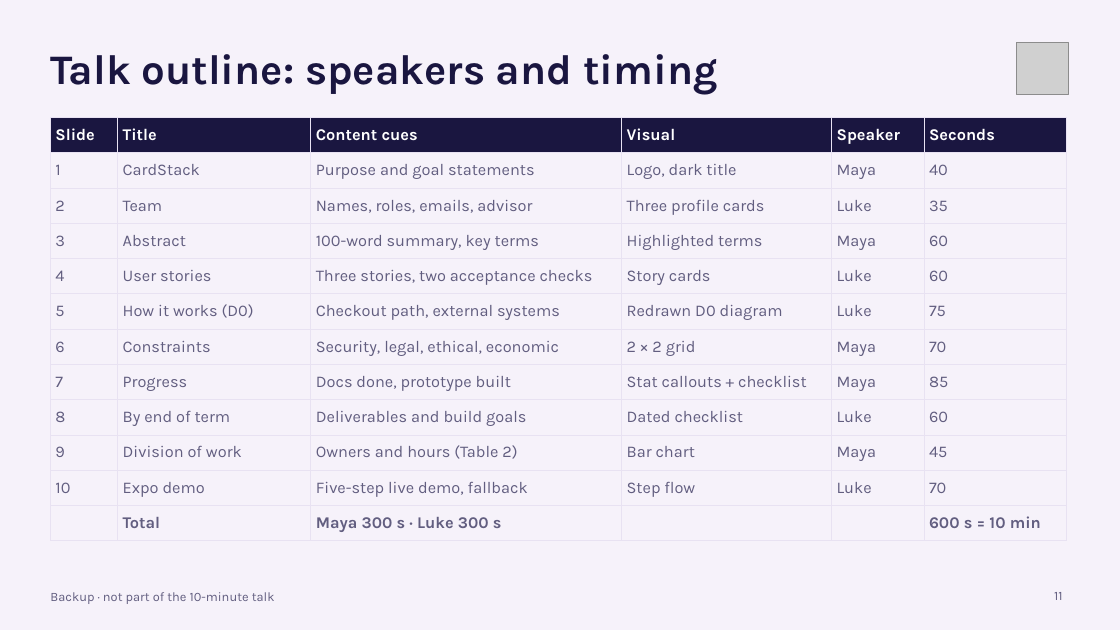
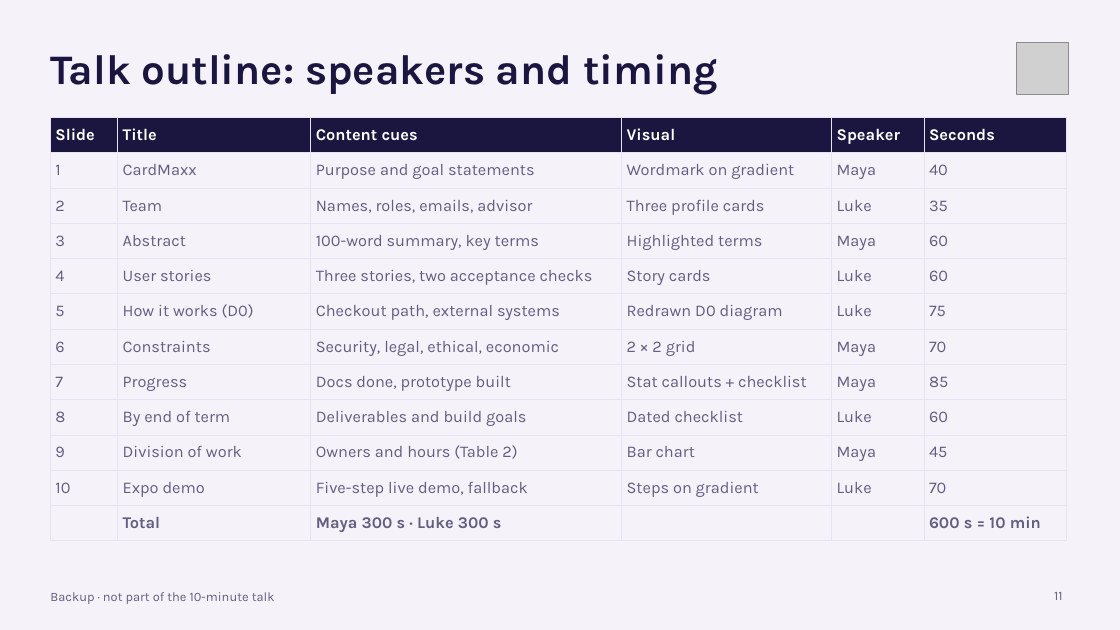
Before and after one commit to Maya2234/capstone, a slide deck: slide 11 of Presentation/CardStack_Design_Presentation_Draft.pptx. Drawn at 1120x630 pixels with LibreOffice and Linux fonts; fonts in the diff are those of the drawing; grey boxes stand for pictures. Boxes give left, top, right and bottom in pixels: in the first picture for what was removed or moved away, otherwise in the second. Text is boxed around its words. In the diff, an @@ line names an element or a change of style, - is before the commit and + after.

```diff
--- a/Presentation/CardStack_Design_Presentation_Draft.pptx
+++ b/Presentation/CardStack_Design_Presentation_Draft.pptx
@@ table at [50, 118, 1067, 536] @@
-row 2, column 2: CardStack
+row 2, column 2: CardMaxx
-row 2, column 4: Logo, dark title
+row 2, column 4: Wordmark on gradient
-row 11, column 4: Step flow
+row 11, column 4: Steps on gradient
```
Also in this commit, not shown: 10 other slides changed, 1 other file.
